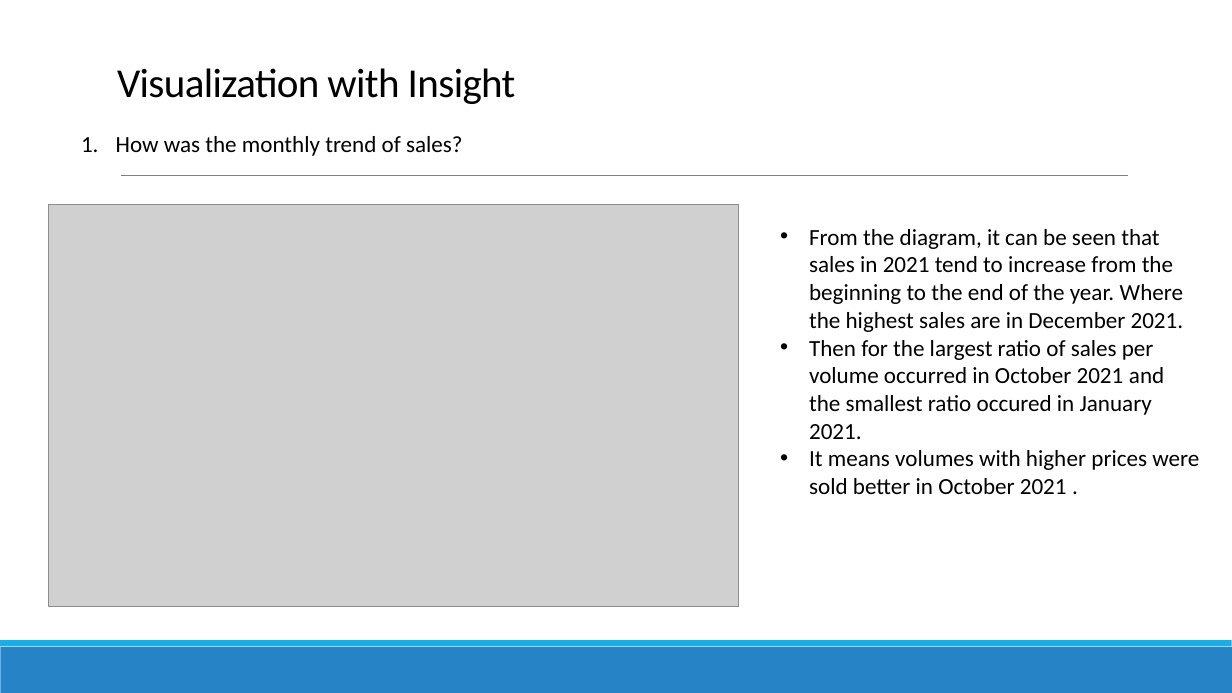
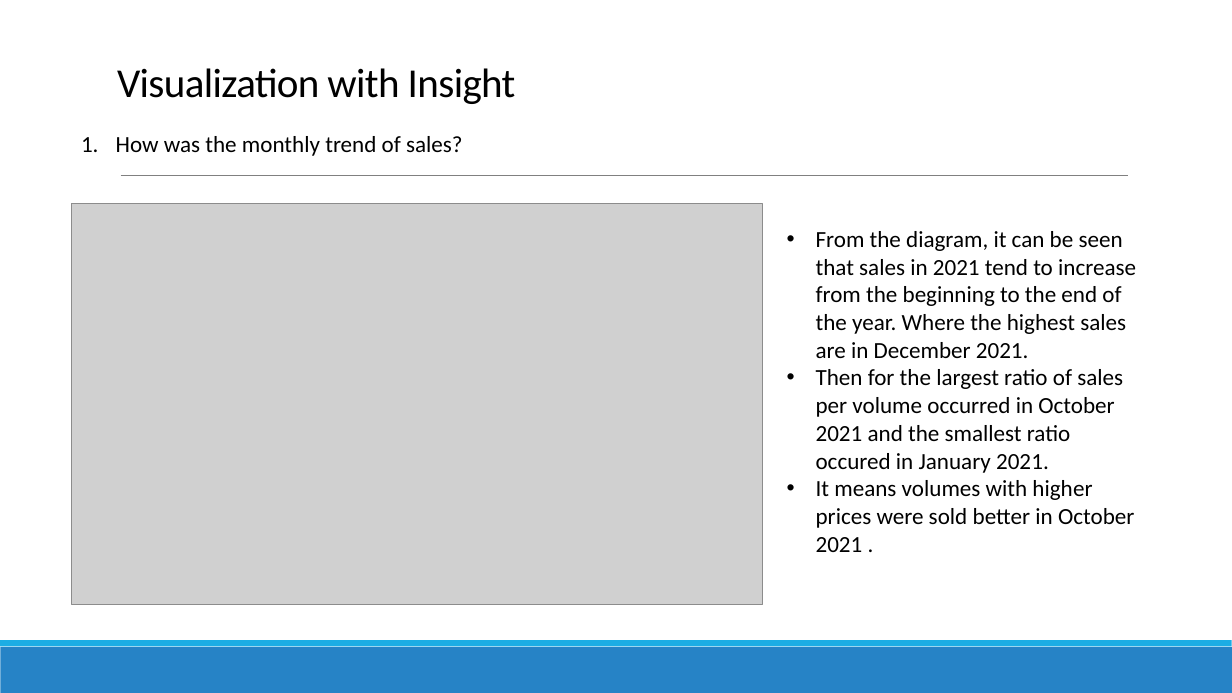
Before and after one commit to damalialutfiani/Iowa-Liquor-Sales-Project, a slide deck: slide 14 of Iowa-Liquor-Sales-Project.pptx. Drawn at 1232x693 pixels with LibreOffice and Linux fonts; fonts in the diff are those of the drawing; grey boxes stand for pictures. Boxes give left, top, right and bottom in pixels: in the first picture for what was removed or moved away, otherwise in the second. Text is boxed around its words. In the diff, an @@ line names an element or a change of style, - is before the commit and + after.

```diff
--- a/Iowa-Liquor-Sales-Project.pptx
+++ b/Iowa-Liquor-Sales-Project.pptx
@@ picture: place and size @@
-picture at (48,204,738,606)
+picture at (72,203,762,605)
@@ text "From the diagram, it can ..." rewrapped from (809,229,1199,494) to (816,231,1136,552) @@
```
Also in this commit, not shown: 2 other slides changed, 2 slides added.
